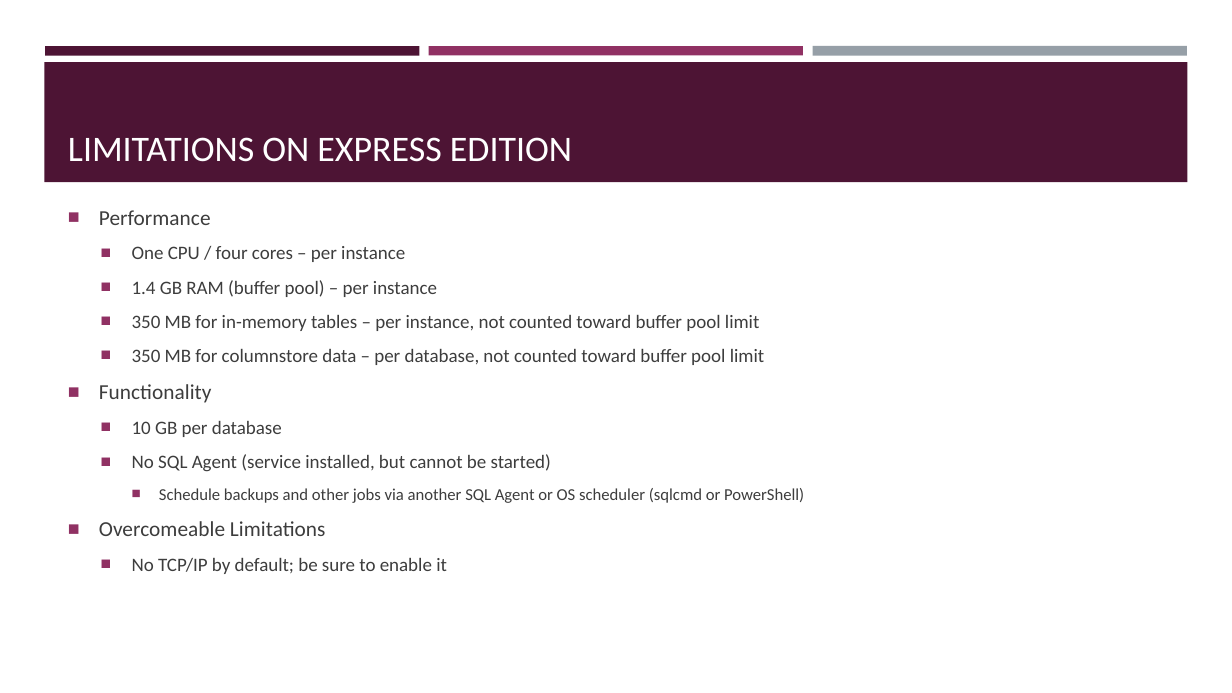
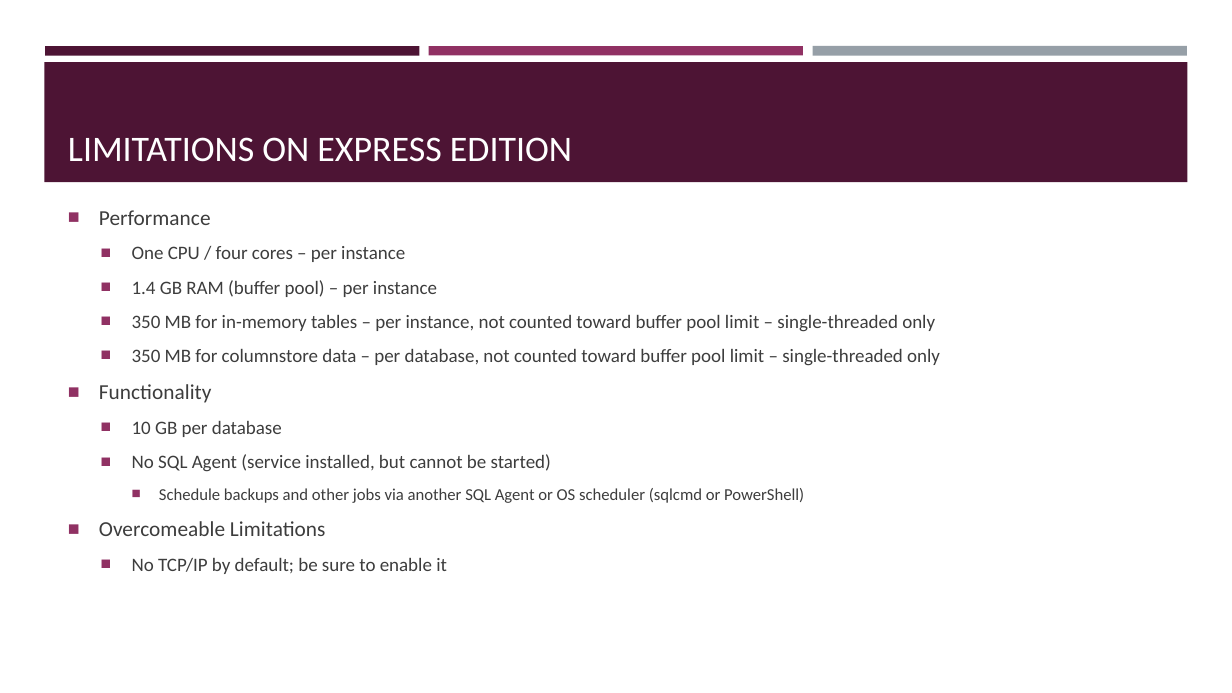
Before and after one commit to sqltran/SevenAwesomeSQLFeatures, a slide deck: slide 5 of AwesomeFreeSQLServerFeatures.pptx. Drawn at 1232x693 pixels with LibreOffice and Linux fonts; fonts in the diff are those of the drawing. Boxes give left, top, right and bottom in pixels: in the first picture for what was removed or moved away, otherwise in the second. Text is boxed around its words. In the diff, an @@ line names an element or a change of style, - is before the commit and + after.

```diff
--- a/AwesomeFreeSQLServerFeatures.pptx
+++ b/AwesomeFreeSQLServerFeatures.pptx
@@ text at (x1=132, y1=315, x2=940, y2=366): text changed @@
-  ■ 350 MB for in-memory tables – per instance, not counted toward buffer pool limit
-  ■ 350 MB for columnstore data – per database, not counted toward buffer pool limit
+  ■ 350 MB for in-memory tables – per instance, not counted toward buffer pool limit – single-threaded only
+  ■ 350 MB for columnstore data – per database, not counted toward buffer pool limit – single-threaded only
```
